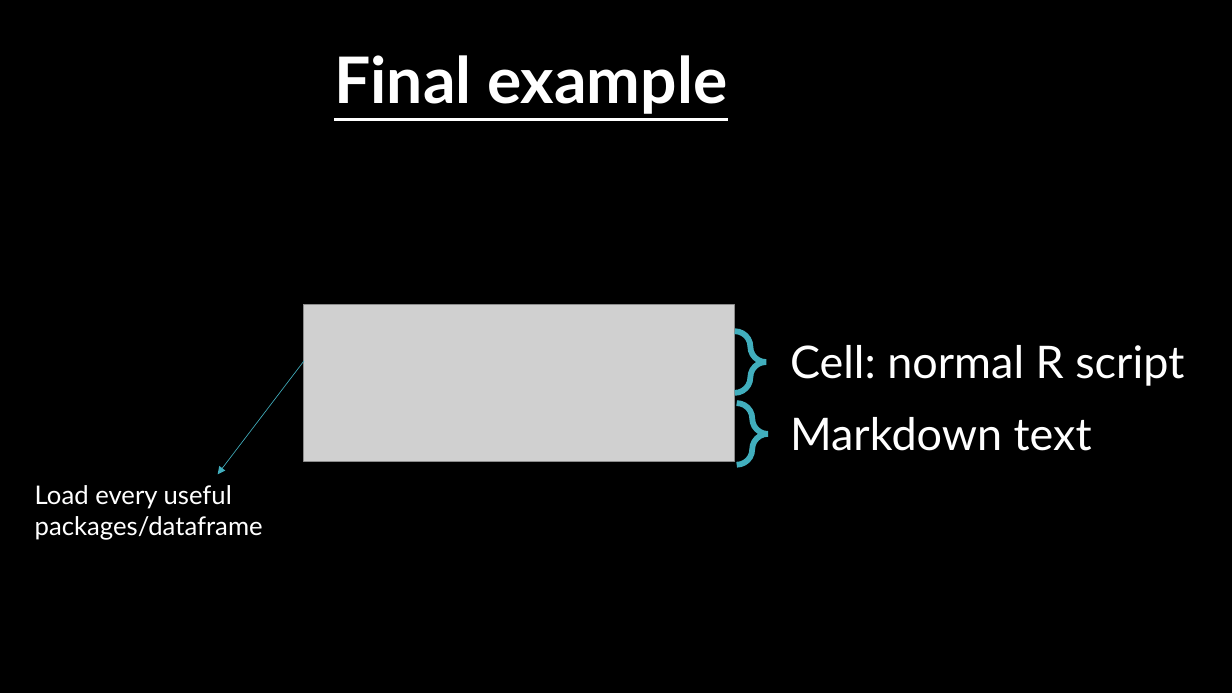
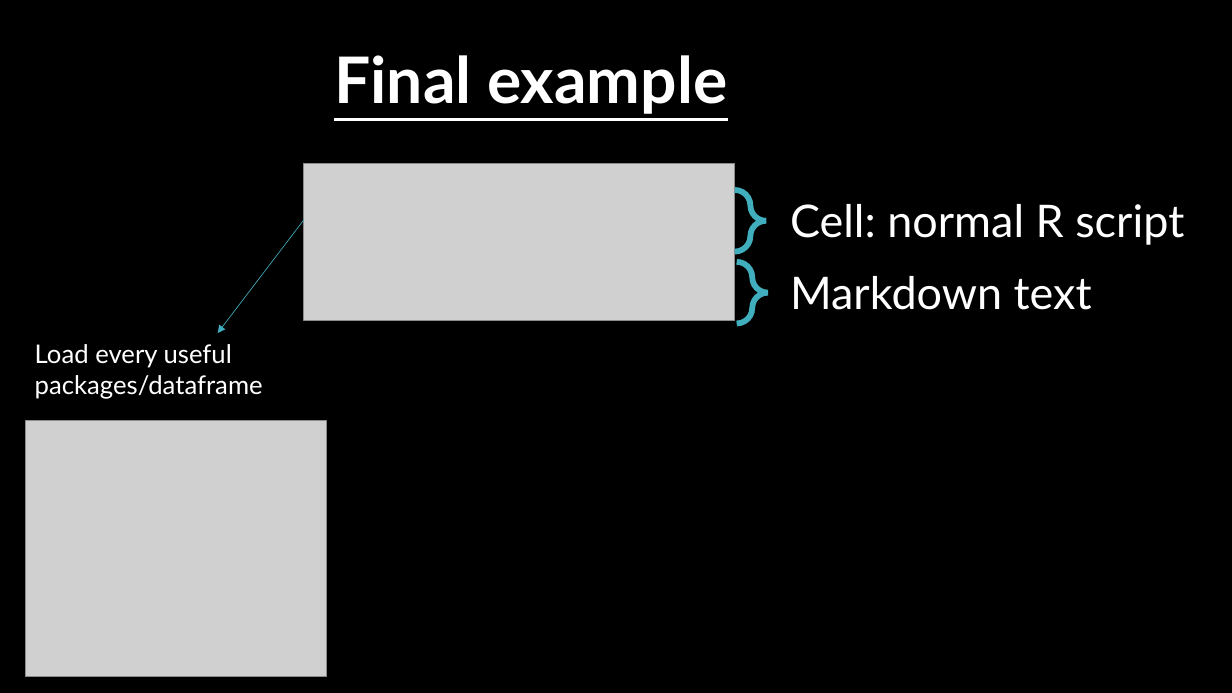
Before and after one commit to AlexLietard/CompReproducibility, a slide deck: slide 9 of presentation.pptx. Drawn at 1232x693 pixels with LibreOffice and Linux fonts; fonts in the diff are those of the drawing; grey boxes stand for pictures; background and template pictures are left out. Boxes give left, top, right and bottom in pixels: in the first picture for what was removed or moved away, otherwise in the second. Text is boxed around its words. In the diff, an @@ line names an element or a change of style, - is before the commit and + after.

```diff
--- a/presentation.pptx
+++ b/presentation.pptx
@@ 3 texts, 2 right braces, 1 picture, 1 arrow moved together from (x1=35, y1=305, x2=1184, y2=540) to (x1=35, y1=164, x2=1184, y2=399) @@
@@ picture added at (x1=26, y1=421, x2=326, y2=677) @@
```
Also in this commit, not shown: 8 other slides changed, 1 other file.
